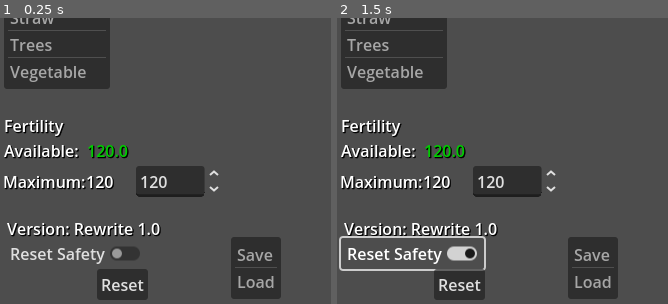
Above: before the commit, frames 1-2 (left to right).
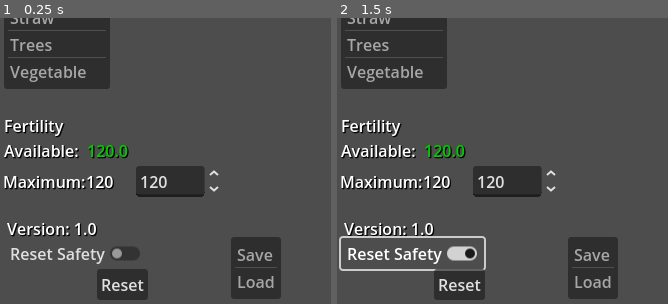
Above: after the commit, the same moments.

Repository: Lightiron2/SeedCosts-for-Elin
Game: Godot game, scene res://Project/FertCalc.tscn
Two runs of this game, one before a commit and one after it. Both use one fixed random seed, a clock stepped at 60 frames per second and the inputs below.
Inputs (mouse positions are % of the whole screen's width and height, from its top left):
- Up to frame 1 (0.25 s): no input
- Up to frame 2 (1.5 s): tap Enter at 0.5 s; move the mouse to (78, 45) at 0.52 s; click "Reset Safety" at 1.25 s
The pictures show only the part of the screen within x 0-50%, y 50-100%; the shares and areas given below are measured in that part.

The runs differ from the first frame. In frame 1, 0.7% of the frame differs, in the area x 22-49%, y 71-77%; in frame 2, 0.7%.

Commit message:
1.0 finish

Diff:
--- a/Project/FertCalc.gd
+++ b/Project/FertCalc.gd
@@ -4,7 +4,7 @@
 #ui work
 
 
-const versionName: String = "Version: Rewrite 1.0"
+const versionName: String = "Version: 1.0"
 const version: float = 1.0
 @export var versionLabel: Label
 
@@ -98,8 +98,16 @@
 var slPopup: Label = null
 
 var seedClass: seedCostsC
+
+const save_path = "user://my_save_data.txt"
 func _ready() -> void:
 	seedClass = seedCostsC.new()
+	if FileAccess.file_exists(save_path):
+		var a = FileAccess.open(save_path,FileAccess.READ)
+		var b = a.get_var(false)
+		if checkLoadInfo(b):
+			loadStats(b)
+		a.close()
 	closeLoadWin()
 	typeMenu.clear()
 	for key in typeNameArray:
@@ -303,13 +311,14 @@
 				calculateCost()
 				return
 	if value == 0.0:
-		if checkIfEntryExists():
+		if editingValue:
 			removeFromDicAndArray(seedCheckerIndex)
 			editingValue = false
 			calculateCost()
 			updateItemLists(seedCheckerIndex)
 			removeOldInputBox()
 			deselectAll()
+			return
 
 func updateFertilityLabels():
 	var newFertDif: float = maxFertility - fertilityCost
@@ -538,6 +547,9 @@
 		DisplayServer.clipboard_set(infoString)
 		saveLoadList.release_focus()
 		slPopupFunc("Copied to ClipBoard", sLPopTime)
+		var s = FileAccess.open(save_path,FileAccess.WRITE)
+		s.store_var(infoString,false)
+		s.close()
 		return
 	else:
 		slPopupFunc("Could Not Successfully save info.", sLPopTime)
Not shown, changed: html_export/FertCalc.html
Not shown, changed: html_export/FertCalc.pck
